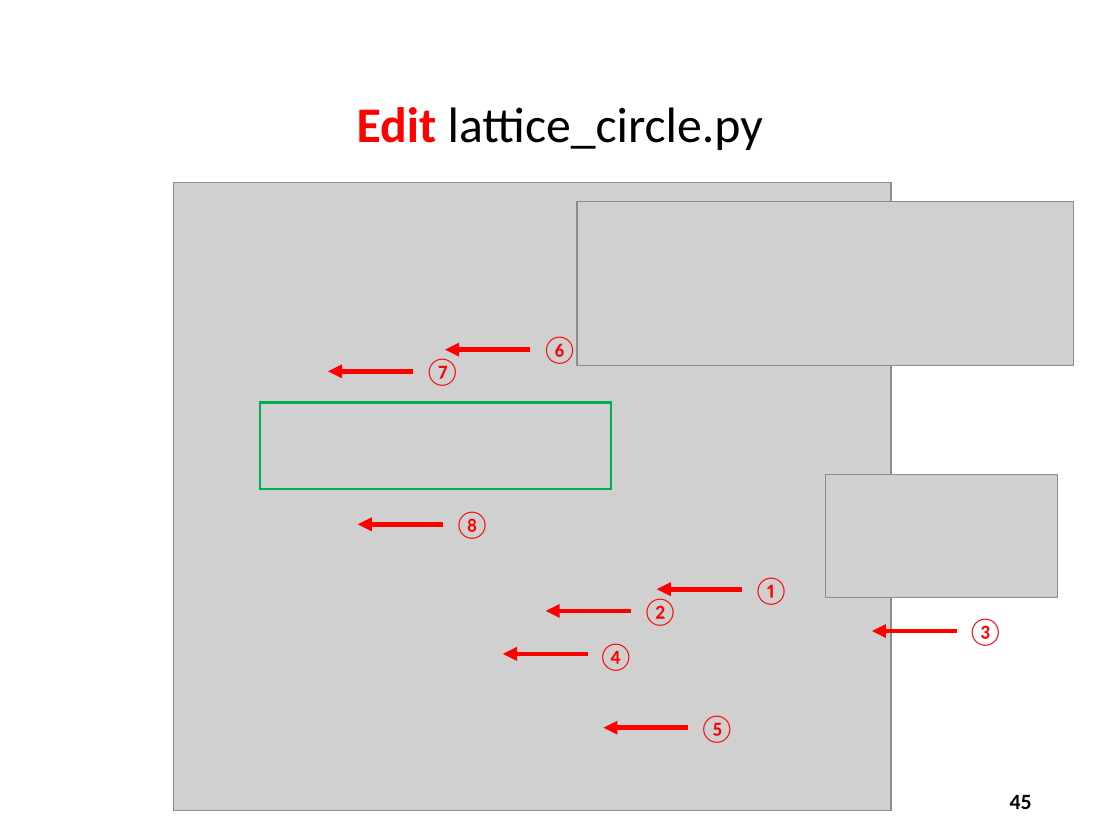
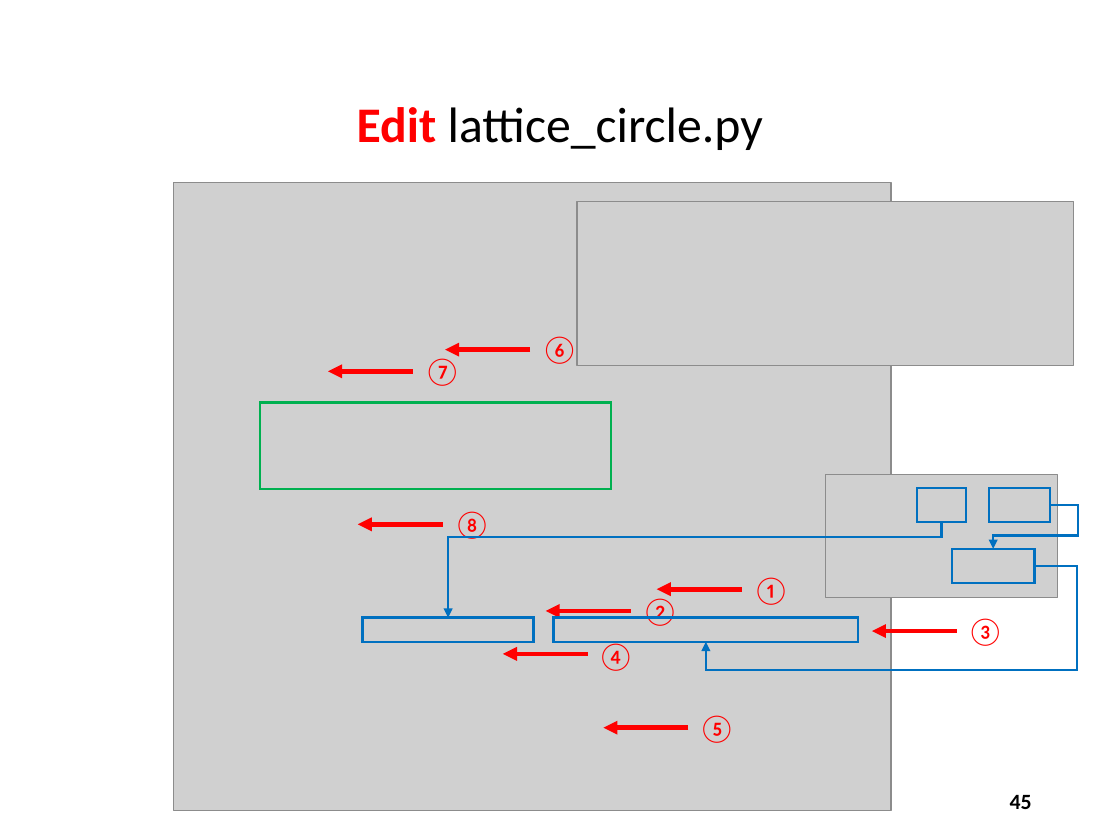
Before and after one commit to dbiersach/scicomp101, a slide deck: slide 45 of Session 07 - Probability and Statistics/Session 07 - Probability and Statistics.pptx. Drawn at 1120x840 pixels with LibreOffice and Linux fonts; fonts in the diff are those of the drawing; grey boxes stand for pictures. Boxes give left, top, right and bottom in pixels: in the first picture for what was removed or moved away, otherwise in the second. Text is boxed around its words. In the diff, an @@ line names an element or a change of style, - is before the commit and + after.

```diff
--- a/Session 07 - Probability and Statistics/Session 07 - Probability and Statistics.pptx
+++ b/Session 07 - Probability and Statistics/Session 07 - Probability and Statistics.pptx
@@ rectangle added at [917, 488, 967, 522], outline #0070C0 1.5 pt @@
@@ rectangle added at [989, 488, 1049, 522], outline #0070C0 1.5 pt @@
@@ elbow arrow added from (1049, 505) to (993, 549), #0070C0 1.5 pt @@
@@ elbow arrow added from (942, 522) to (448, 617), #0070C0 1.5 pt @@
@@ elbow arrow added from (1035, 566) to (706, 642), #0070C0 1.5 pt @@
@@ rectangle added at [952, 549, 1034, 582], outline #0070C0 1.5 pt @@
@@ rectangle added at [363, 617, 534, 642], outline #0070C0 1.5 pt @@
@@ rectangle added at [553, 617, 858, 642], outline #0070C0 1.5 pt @@
```
Also in this commit, not shown: 1 other slide changed.
